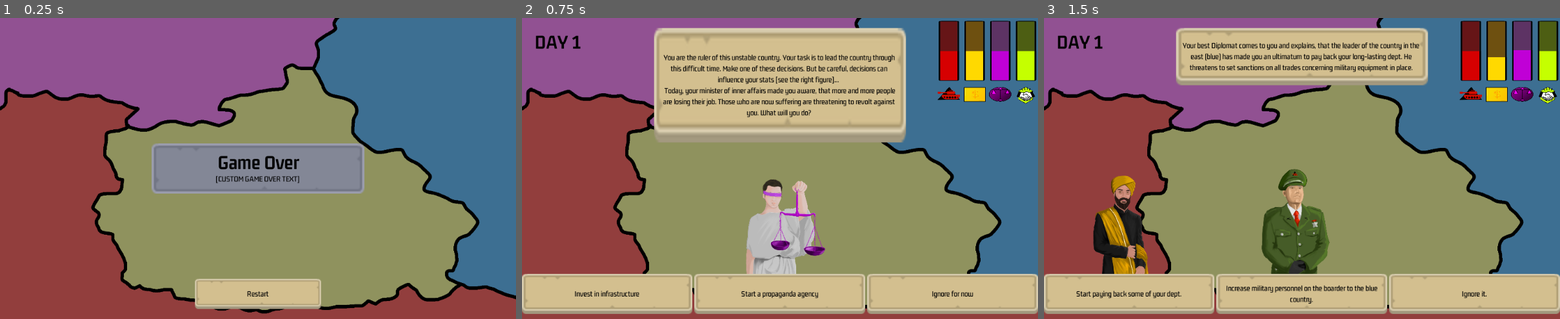
Above: before the commit, frames 1-3 (left to right).
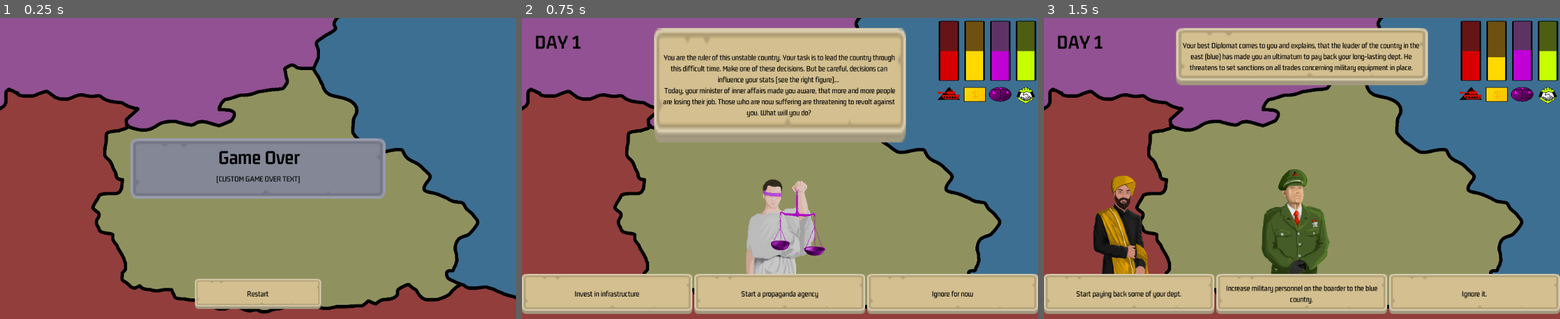
Above: after the commit, the same moments.

Repository: dsg-jam/LD49
Game: Godot game, scene res://scenes/game_over.tscn
Same seed, same stepped clock (60 frames per second), same inputs: the game is played once before the commit and once after it. This scene is started directly instead of the project's main scene.
Inputs (mouse positions are in pixels of both pictures, inside the frame that each line leads up to):
- Up to frame 1 (0.25 s): no input
- Up to frame 2 (0.75 s): click "Restart" at 0.5 s
- Up to frame 3 (1.5 s): click (1131, 294) at 1.27 s

The runs differ from the first frame. In frame 1, 4.1% of the frame differs, in the area x 25-75%, y 39-61%; in frame 2, nothing differs; in frame 3, nothing differs.
Error in both runs: Invalid get index of type 'String' (on base: 'Dictionary'). (res://scripts/ui/game_over.gd:14)

Commit message:
game over is centered

Diff:
--- a/scenes/game_over.tscn
+++ b/scenes/game_over.tscn
@@ -26,10 +26,15 @@
 }
 
 [node name="TextureRect" type="TextureRect" parent="."]
-margin_top = 250.0
-margin_right = 1024.0
-margin_bottom = 350.0
-rect_min_size = Vector2( 0, 100 )
+anchor_left = 0.5
+anchor_top = 0.5
+anchor_right = 0.5
+anchor_bottom = 0.5
+margin_left = -512.0
+margin_top = -60.0
+margin_right = 512.0
+margin_bottom = 60.0
+rect_min_size = Vector2( 1024, 120 )
 texture = ExtResource( 6 )
 expand = true
 stretch_mode = 6
@@ -40,7 +45,9 @@
 [node name="DeathNote" type="Label" parent="TextureRect"]
 anchor_right = 1.0
 anchor_bottom = 1.0
+margin_left = 1.25995
 margin_top = 42.0
+margin_right = 1.26001
 size_flags_horizontal = 3
 text = "[CUSTOM GAME OVER TEXT]"
 align = 1
@@ -50,10 +57,10 @@
 }
 
 [node name="Label" type="Label" parent="TextureRect"]
-margin_left = 1.0
+margin_left = 2.25989
 margin_top = 15.0
-margin_right = 1025.0
-margin_bottom = 29.0
+margin_right = 1026.26
+margin_bottom = 59.0
 size_flags_horizontal = 3
 custom_fonts/font = ExtResource( 5 )
 text = "Game Over"
